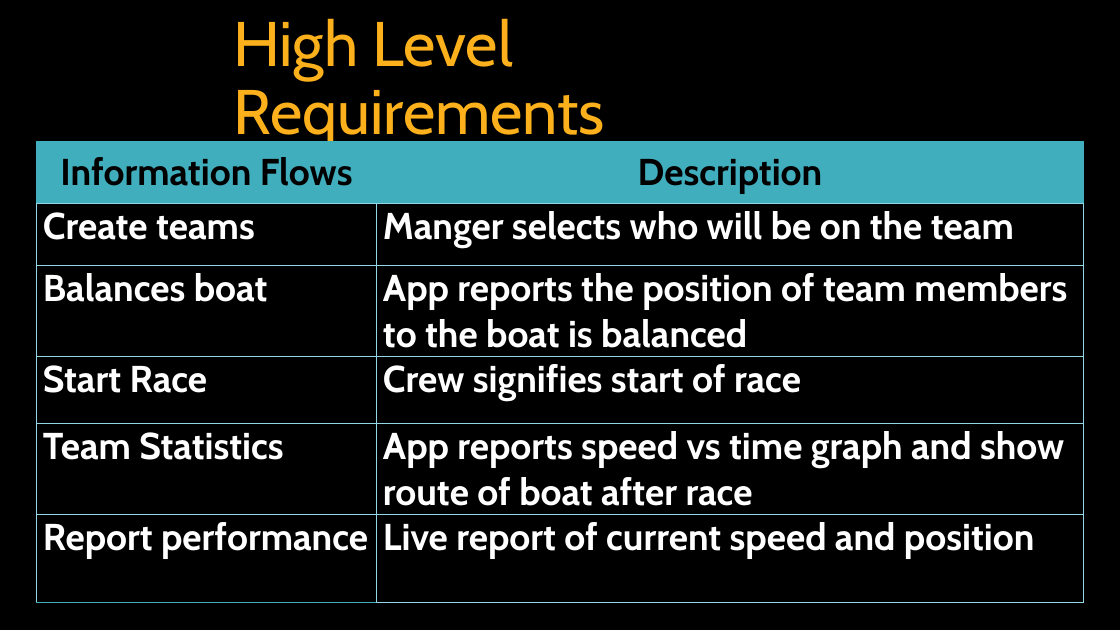
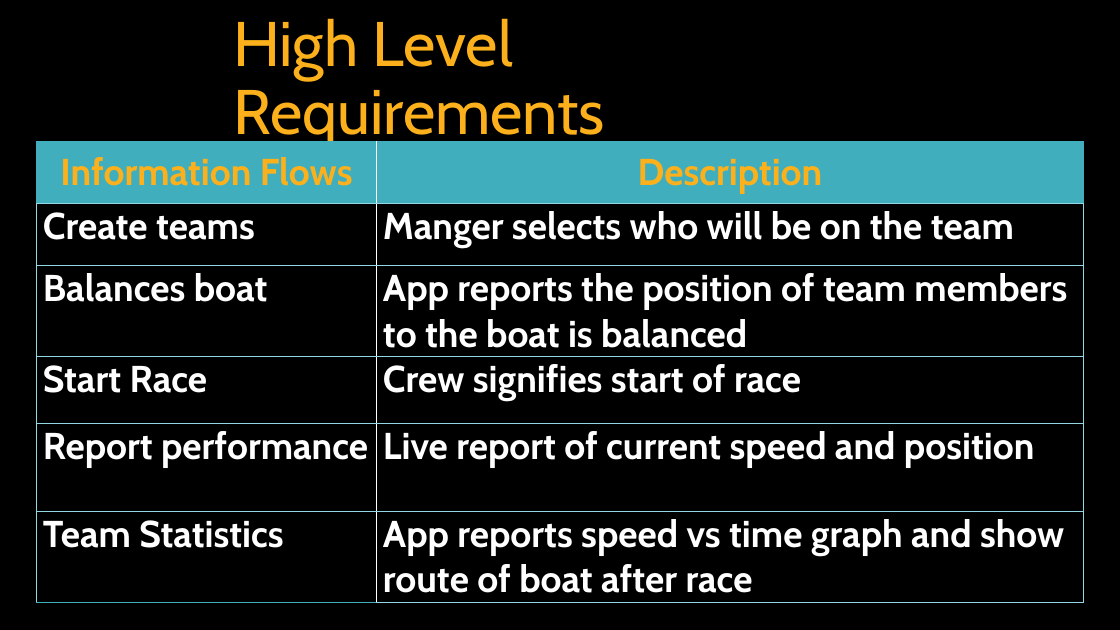
Before and after one commit to AB-Cobb/Capstone, a slide deck: slide 4 of docs/Capstone Presentation.pptx. Drawn at 1120x630 pixels with LibreOffice and Linux fonts; fonts in the diff are those of the drawing; background and template pictures are left out. Boxes give left, top, right and bottom in pixels: in the first picture for what was removed or moved away, otherwise in the second. Text is boxed around its words. In the diff, an @@ line names an element or a change of style, - is before the commit and + after.

```diff
--- a/docs/Capstone Presentation.pptx
+++ b/docs/Capstone Presentation.pptx
@@ table at bbox=[37, 141, 1084, 602] @@
+row 5: Report performance | Live report of current speed and position
-row 6: Report performance | Live report of current speed and position
@@ text colour #000000 to #FCB11C in "Information Flows", "Description" @@
@@ borders changed @@
```
Also in this commit, not shown: 5 other slides changed, 1 slide added, 1 slide removed.
